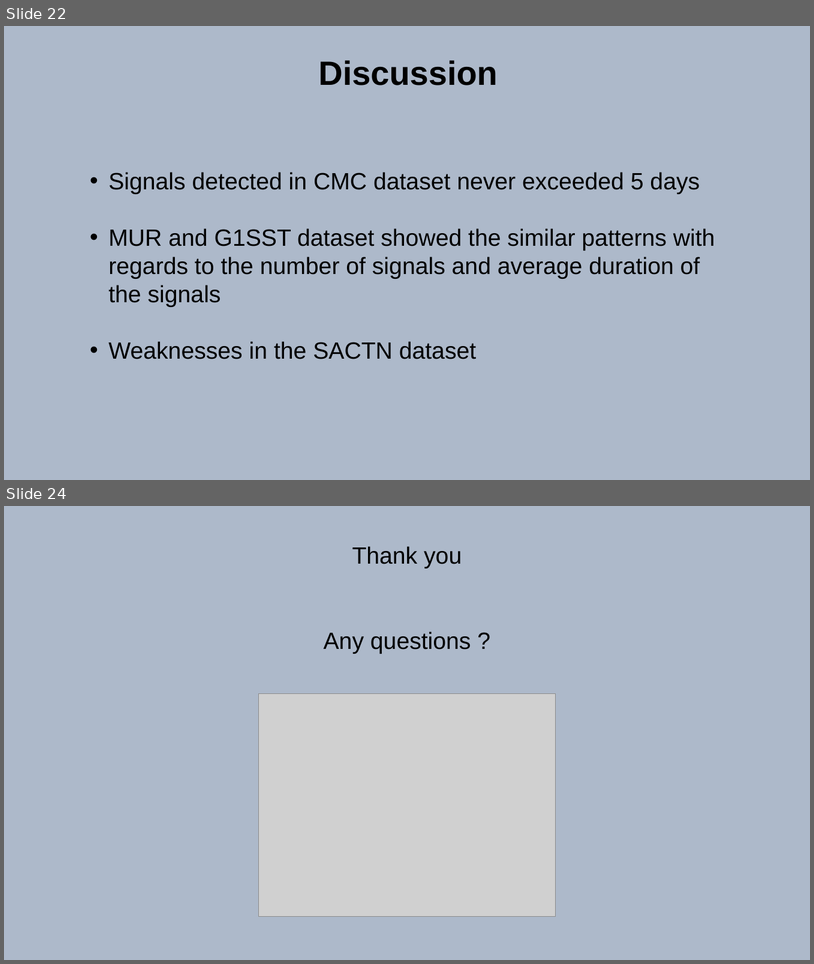
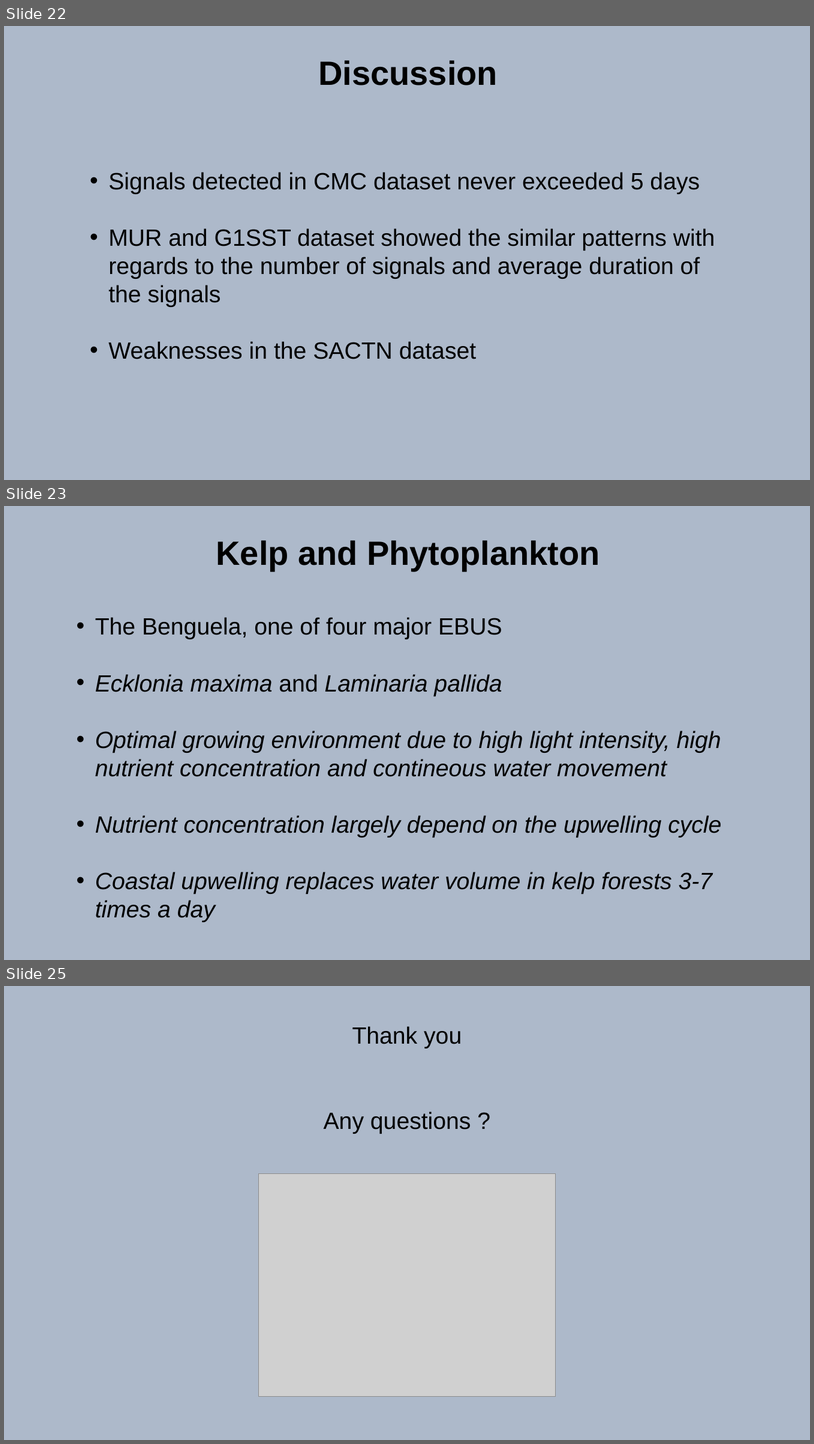
Before and after one commit to AmierohAbrahams/Upwelling_MCS, a slide deck: Presentation/Amieroh_P_new.pptx. Shown one above the other, each under a label of ours: slides 22 and 24 before the commit, slides 22, 23 and 25 after it; the slides between them are not shown. The pictures are 814x964 and 814x1444 pixels, drawn with LibreOffice and Linux fonts; fonts in the diff are those of the drawing; grey boxes stand for pictures. Boxes give left, top, right and bottom in pixels: in the first picture for what was removed or moved away, otherwise in the second. Text is boxed around its words. In the diff, an @@ line names an element or a change of style, - is before the commit and + after.

```diff
--- a/Presentation/Amieroh_P_new.pptx
+++ b/Presentation/Amieroh_P_new.pptx
@@ slide 23 added at <box>4,506,810,960</box>, background #ADB9CA @@
@@ text added at <box>216,540,600,570</box>, 40 pt, text #000000, bold @@
+Kelp and Phytoplankton
@@ text added at <box>95,617,722,894</box>, 28 pt, text #000000, italic @@
+• The Benguela, one of four major EBUS
+• Ecklonia maxima and Laminaria pallida
+• Optimal growing environment due to high light intensity, high nutrient concentration and contineous water movement
+• Nutrient concentration largely depend on the upwelling cycle
+• Coastal upwelling replaces water volume in kelp forests 3-7 times a day
@@ what was slide 24 is now slide 25 @@
```
Also in this commit, not shown: 5 slides changed, 1 other file.
